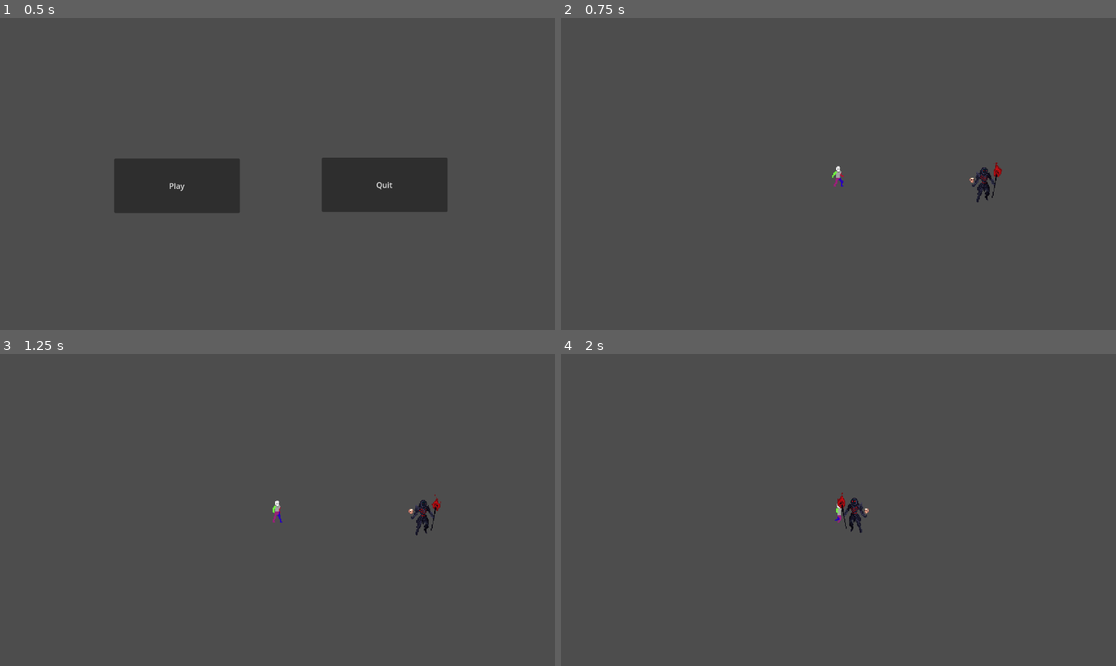
Above: before the commit, frames 1-4 (two rows, left to right).
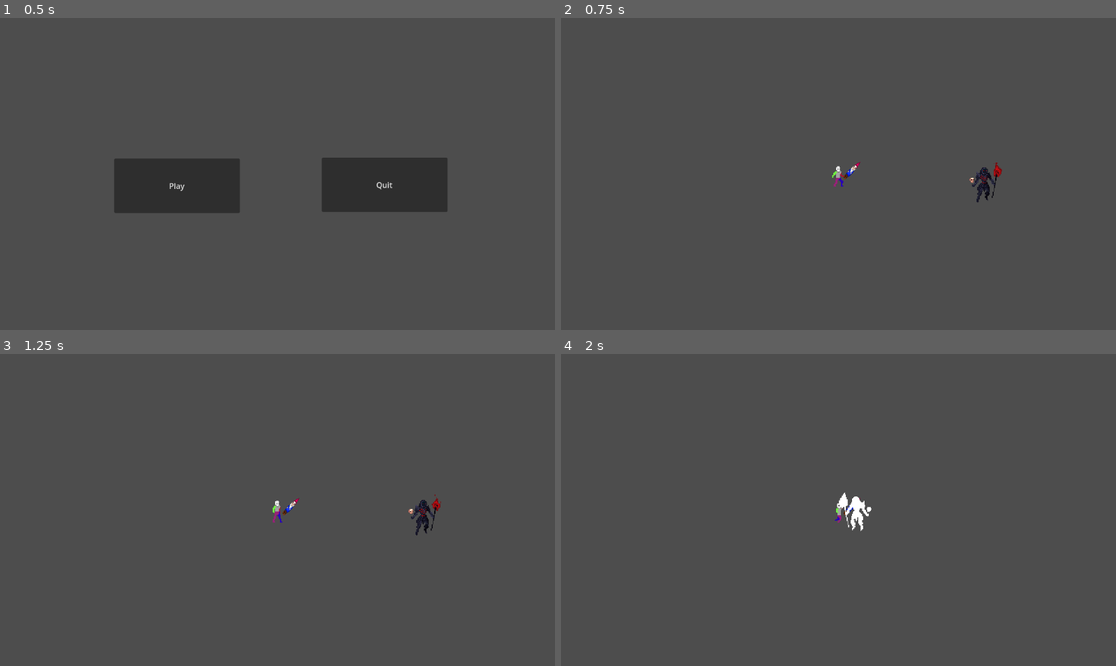
Above: after the commit, the same moments.

Repository: bburciaga/giggle-gauntlet
Game: Godot game, scene res://menus/title/title.tscn
Same seed, same stepped clock (60 frames per second), same inputs: the game is played once before the commit and once after it.
Inputs:
- Up to frame 1 (0.5 s): no input
- Up to frame 2 (0.75 s): click "Play" at 0.5 s
- Up to frame 3 (1.25 s): no input
- Up to frame 4 (2 s): hold D (move_right) from 1.28 s (still down)

Frame 1 is identical in both runs. In frame 2, less than 0.1% of the frame differs, in the area x 50-54%, y 46-52%; in frame 3, less than 0.1%; in frame 4, 0.4%, in the area x 49-56%, y 44-58%.

Commit message:
Add gnome weapon

Diff:
--- a/entities/enemies/Necromancer.gd
+++ b/entities/enemies/Necromancer.gd
@@ -5,6 +5,7 @@
 var player
 var SPEED = 150
 var chase = false
+var health = 3
 
 func _physics_process(delta):
 	player = get_node("../Player")
@@ -14,11 +15,10 @@
 		velocity = direction * SPEED
 
 		if direction.length() > 0:
-			if anim.animation != "Death":
+			if anim.animation != "Death" and anim.animation != "Hurt":
 				anim.play("Run")
 			anim.flip_h = direction.x < 0
 		else:
-
 			anim.play("Idle")
 	else:
 		anim.play("Idle")
@@ -29,9 +29,21 @@
 		#player = body
 		chase = true;
 
+func take_damage():
+	if anim.animation != "Hurt":
+		health -= 1
 
-func _on_enemy_death_body_entered(body):
-	if body.name == "Player":
+	if health > 0:
+		anim.play("Hurt")
+		await anim.animation_finished
+		anim.animation = "Idle"
+	else:
 		anim.play("Death")
 		await anim.animation_finished
 		self.queue_free()
+
+#func _on_enemy_death_body_entered(body):
+	#if body.name == "Player":
+		#anim.play("Death")
+		#await anim.animation_finished
+		#self.queue_free()
--- a/entities/enemies/Necromancer.tscn
+++ b/entities/enemies/Necromancer.tscn
@@ -293,7 +293,7 @@
 "duration": 1.0,
 "texture": SubResource("AtlasTexture_rqpcv")
 }],
-"loop": true,
+"loop": false,
 "name": &"Hurt",
 "speed": 5.0
 }, {
@@ -372,7 +372,7 @@
 [node name="AnimatedSprite2D" type="AnimatedSprite2D" parent="."]
 position = Vector2(-1, -20)
 sprite_frames = SubResource("SpriteFrames_hpofi")
-animation = &"Death"
+animation = &"Hurt"
 
 [node name="PlayerDetection" type="Area2D" parent="."]
 visible = false
--- a/entities/player/Player.gd
+++ b/entities/player/Player.gd
@@ -3,8 +3,10 @@
 @onready var anim = get_node("AnimatedSprite2D")
 
 var SPEED = 300
+var enemy
 
 func _physics_process(delta):
+	enemy = get_node("../Necromancer")
 	var direction = Input.get_vector(
 		"move_left",
 		"move_right",
@@ -20,3 +22,6 @@
 		anim.play("Idle")
 
 	move_and_slide()
+
+func _on_gnome_hit_area_entered(area):
+	enemy.take_damage()
--- a/entities/player/Player.tscn
+++ b/entities/player/Player.tscn
@@ -1,9 +1,10 @@
-[gd_scene load_steps=23 format=3 uid="uid://clhmrsqbyjwkw"]
+[gd_scene load_steps=27 format=3 uid="uid://clhmrsqbyjwkw"]
 
 [ext_resource type="Script" path="res://entities/player/Player.gd" id="1_1ufj7"]
 [ext_resource type="Texture2D" uid="uid://btc3chabdpnlc" path="res://entities/assets/sprites/player/Full/Generic_Man_Idle.png" id="1_vk2q6"]
 [ext_resource type="Texture2D" uid="uid://cp5aloci2bgox" path="res://entities/assets/sprites/player/Full/Generic_Man_Jump.png" id="3_4o4i5"]
 [ext_resource type="Texture2D" uid="uid://sl1fcetbeoxw" path="res://entities/assets/sprites/player/Full/Generic_Man_Run.png" id="4_rg3f8"]
+[ext_resource type="Texture2D" uid="uid://bv4cb0drdtkxy" path="res://entities/assets/sprites/player/weapons/gnome.png" id="5_bql51"]
 
 [sub_resource type="CapsuleShape2D" id="CapsuleShape2D_a22av"]
 
@@ -137,6 +138,24 @@
 "speed": 5.0
 }]
 
+[sub_resource type="AtlasTexture" id="AtlasTexture_x4x14"]
+atlas = ExtResource("5_bql51")
+region = Rect2(0, 32, 32, 32)
+
+[sub_resource type="SpriteFrames" id="SpriteFrames_xgvxm"]
+animations = [{
+"frames": [{
+"duration": 1.0,
+"texture": SubResource("AtlasTexture_x4x14")
+}],
+"loop": true,
+"name": &"default",
+"speed": 5.0
+}]
+
+[sub_resource type="RectangleShape2D" id="RectangleShape2D_deawc"]
+size = Vector2(20, 31.803)
+
 [node name="CharacterBody2D" type="CharacterBody2D"]
 script = ExtResource("1_1ufj7")
 
@@ -145,7 +164,21 @@
 
 [node name="AnimatedSprite2D" type="AnimatedSprite2D" parent="."]
 sprite_frames = SubResource("SpriteFrames_n4i0c")
-animation = &"Run"
+animation = &"Idle"
 
 [node name="Camera2D" type="Camera2D" parent="."]
 zoom = Vector2(1.6, 1.6)
+
+[node name="GnomeWeapon" type="AnimatedSprite2D" parent="."]
+position = Vector2(17.5234, -4.52342)
+rotation = 0.785398
+scale = Vector2(0.35329, 0.933827)
+sprite_frames = SubResource("SpriteFrames_xgvxm")
+
+[node name="GnomeHit" type="Area2D" parent="GnomeWeapon"]
+
+[node name="CollisionShape2D" type="CollisionShape2D" parent="GnomeWeapon/GnomeHit"]
+position = Vector2(1.90735e-06, 0.0354652)
+shape = SubResource("RectangleShape2D_deawc")
+
+[connection signal="area_entered" from="GnomeWeapon/GnomeHit" to="." method="_on_gnome_hit_area_entered"]
--- a/scenes/gauntlet/gauntlet.tscn
+++ b/scenes/gauntlet/gauntlet.tscn
@@ -34,5 +34,5 @@
 position = Vector2(1156, -0.5)
 shape = SubResource("RectangleShape2D_sdfqw")
 
-[node name="CharacterBody2D2" parent="." instance=ExtResource("2_6dfya")]
+[node name="Necromancer" parent="." instance=ExtResource("2_6dfya")]
 position = Vector2(678, 304)
Binary file added: entities/assets/sprites/player/weapons/gnome.png
Not shown, added: entities/assets/sprites/player/weapons/gnome.png.import
Not shown: 1 places in scenes/gauntlet/gauntlet.tscn that only renumber resources
